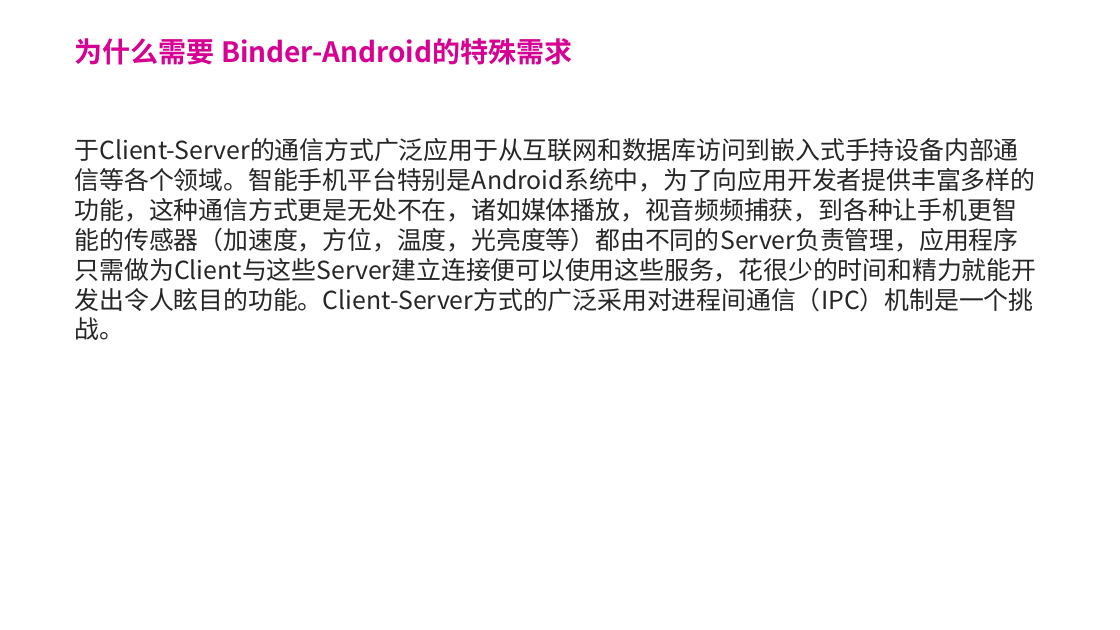
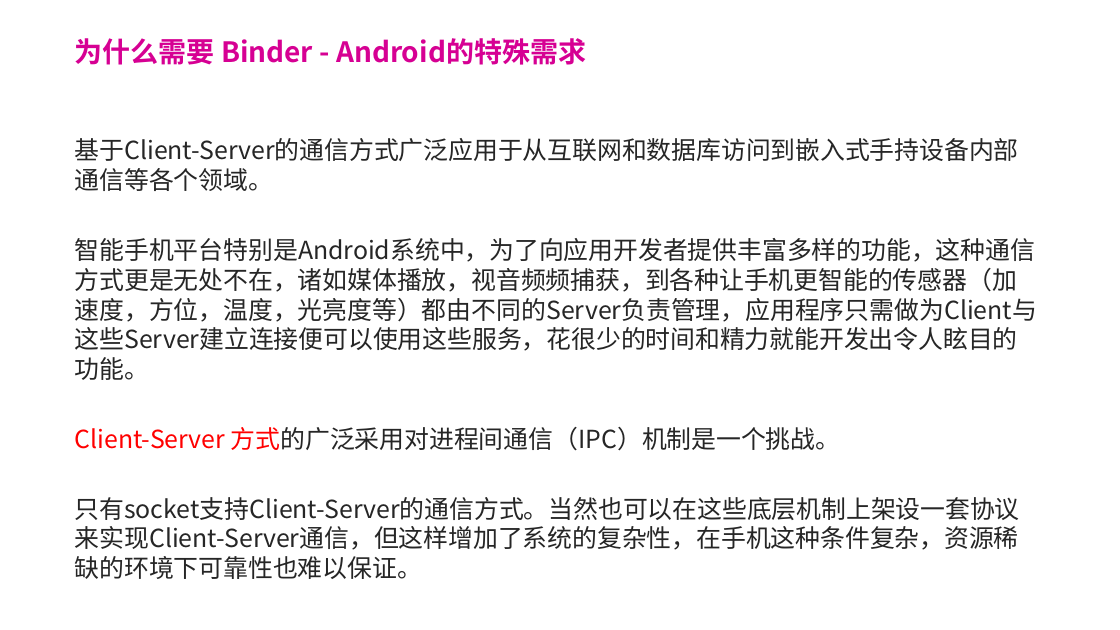
Before and after one commit to forsail/Study, a slide deck: slide 4 of notes/binder/binder简介.pptx. Drawn at 1120x630 pixels with LibreOffice and Linux fonts; fonts in the diff are those of the drawing; background and template pictures are left out. Boxes give left, top, right and bottom in pixels: in the first picture for what was removed or moved away, otherwise in the second. Text is boxed around its words. In the diff, an @@ line names an element or a change of style, - is before the commit and + after.

Commit message:
[binder] 完成why和what部分

```diff
--- a/notes/binder/binder简介.pptx
+++ b/notes/binder/binder简介.pptx
@@ title at (x1=75, y1=38, x2=586, y2=65): spaces changed @@
-为什么需要 Binder-Android的特殊需求
+为什么需要 Binder - Android的特殊需求
@@ text at (x1=75, y1=138, x2=1037, y2=579): text changed @@
-于Client-Server的通信方式广泛应用于从互联网和数据库访问到嵌入式手持设备内部通信等各个领域。智能手机平台特别是Android系统中，为了向应用开发者提供丰富多样的功能，这种通信方式更是无处不在，诸如媒体播放，视音频频捕获，到各种让手机更智能的传感器（加速度，方位，温度，光亮度等）都由不同的Server负责管理，应用程序只需做为Client与这些Server建立连接便可以使用这些服务，花很少的时间和精力就能开发出令人眩目的功能。Client-Server方式的广泛采用对进程间通信（IPC）机制是一个挑战。
+基于Client-Server的通信方式广泛应用于从互联网和数据库访问到嵌入式手持设备内部通信等各个领域。
+智能手机平台特别是Android系统中，为了向应用开发者提供丰富多样的功能，这种通信方式更是无处不在，诸如媒体播放，视音频频捕获，到各种让手机更智能的传感器（加速度，方位，温度，光亮度等）都由不同的Server负责管理，应用程序只需做为Client与这些Server建立连接便可以使用这些服务，花很少的时间和精力就能开发出令人眩目的功能。
+Client-Server 方式的广泛采用对进程间通信（IPC）机制是一个挑战。
+只有socket支持Client-Server的通信方式。当然也可以在这些底层机制上架设一套协议来实现Client-Server通信，但这样增加了系统的复杂性，在手机这种条件复杂，资源稀缺的环境下可靠性也难以保证。
```
Also in this commit, not shown: 4 other slides changed, 9 slides added.
